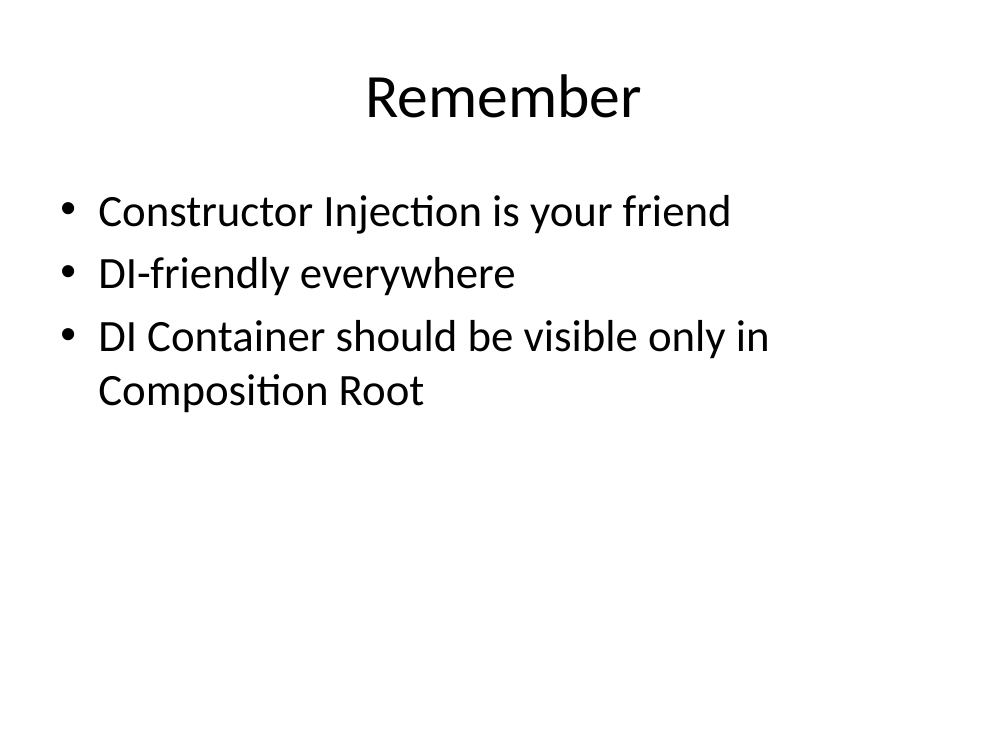
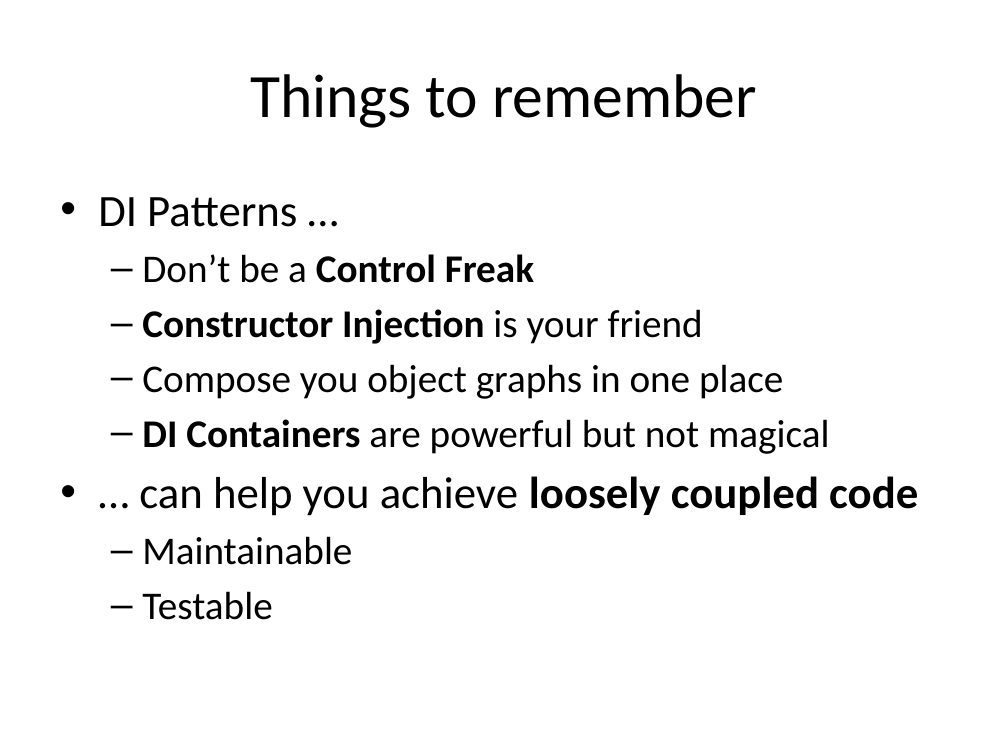
Before and after one commit to tsimbalar/DependencyInjectionTheRightWay, a slide deck: slide 43 of Dependency Injection - the right way.pptx (slide 44 before the commit). Drawn at 1008x756 pixels with LibreOffice and Linux fonts; fonts in the diff are those of the drawing. Boxes give left, top, right and bottom in pixels: in the first picture for what was removed or moved away, otherwise in the second. Text is boxed around its words. In the diff, an @@ line names an element or a change of style, - is before the commit and + after.

```diff
--- a/Dependency Injection - the right way.pptx
+++ b/Dependency Injection - the right way.pptx
@@ title at <box>250,74,757,128</box>: text changed @@
-Remember
+Things to remember
@@ text at <box>98,197,534,283</box>: paragraphs added @@
+• DI Patterns …
+  – Don’t be a Control Freak
@@ text at <box>142,309,703,344</box>: size 32 to 28 pt in "Constructor Injection is your friend"; bold on in "Constructor Injection"; bullet • to –; list level 1 to 2 in "Constructor Injection is your friend" @@
@@ text at <box>139,364,918,620</box>: text changed; size 32 to 28 pt @@
-• DI-friendly everywhere
-• DI Container should be visible only in Composition Root
+  – Compose you object graphs in one place
+  – DI Containers are powerful but not magical
+• … can help you achieve loosely coupled code
+  – Maintainable
+  – Testable
```
Also in this commit, not shown: 2 other slides changed, 2 slides added, 1 slide removed.
